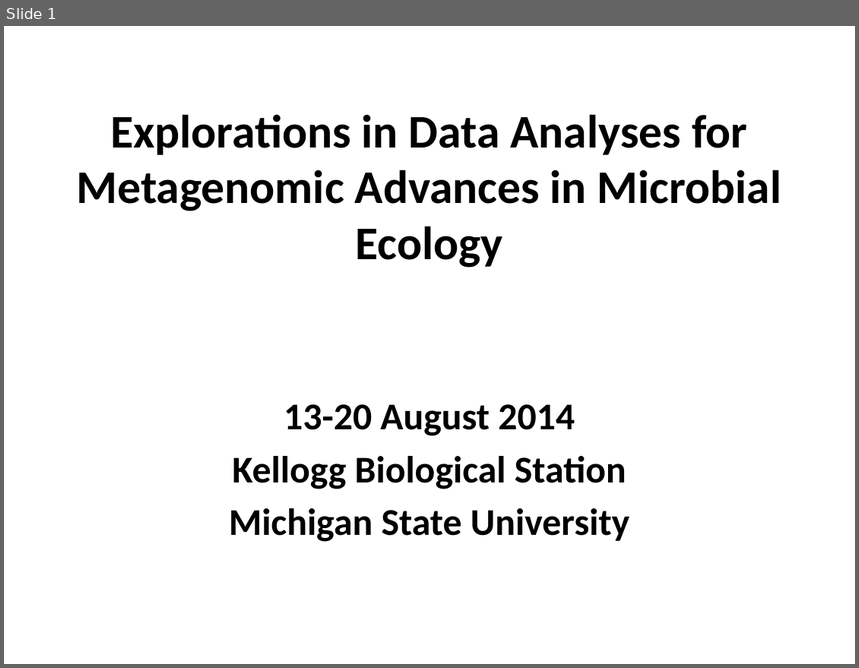
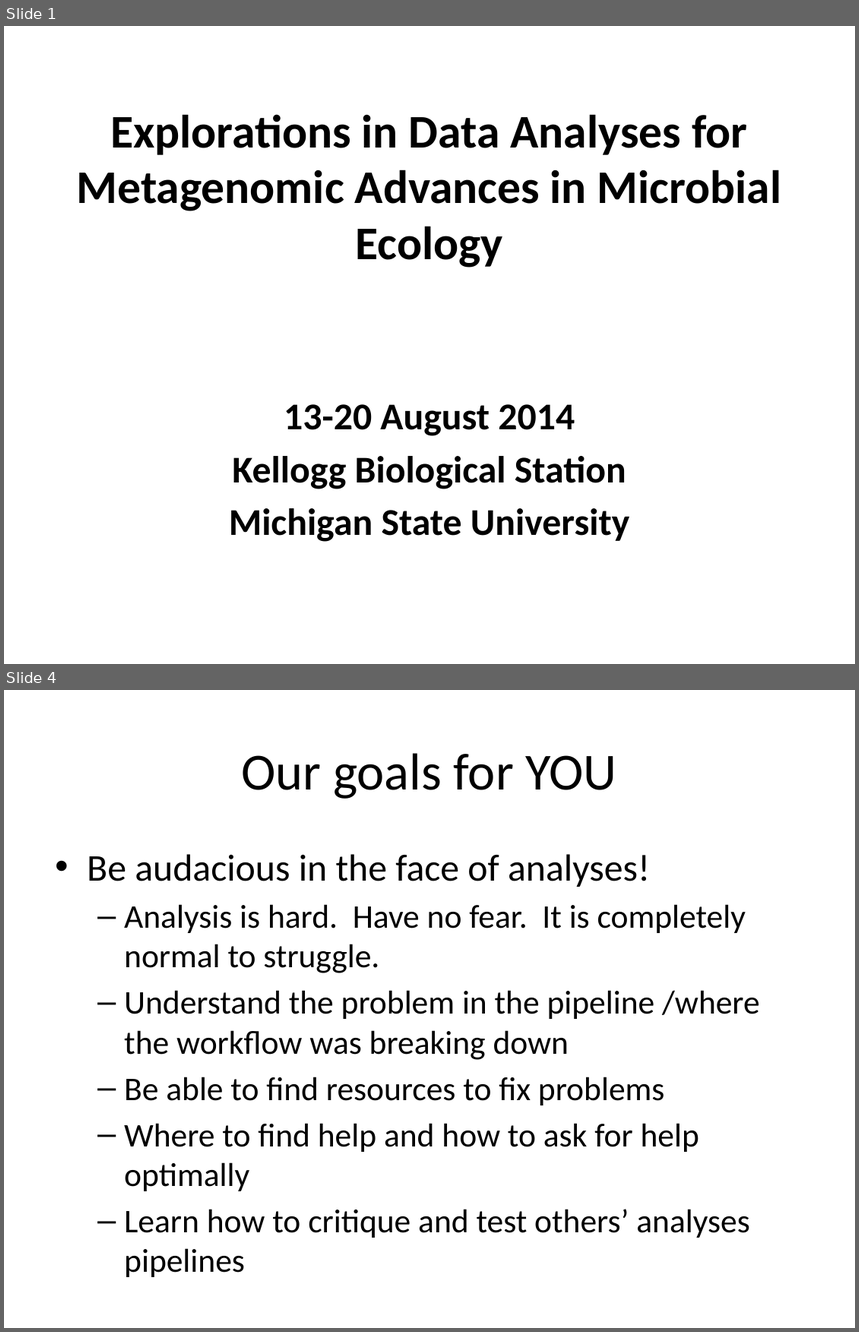
Before and after one commit to edamame-course/docs, a slide deck: _site/extra/Presentations/2014-08-13-PM_Ashley_Lecture1.pptx. Shown one above the other, each under a label of ours: slide 1 before the commit, slides 1 and 4 after it; the slides between them are not shown. The pictures are 859x668 and 859x1332 pixels, drawn with LibreOffice and Linux fonts; fonts in the diff are those of the drawing; background and template pictures are left out. Boxes give left, top, right and bottom in pixels: in the first picture for what was removed or moved away, otherwise in the second. Text is boxed around its words. In the diff, an @@ line names an element or a change of style, - is before the commit and + after.

```diff
--- a/_site/extra/Presentations/2014-08-13-PM_Ashley_Lecture1.pptx
+++ b/_site/extra/Presentations/2014-08-13-PM_Ashley_Lecture1.pptx
@@ slide 4 added at [4,690,855,1328], background #FFFFFF @@
@@ title added at [242,753,617,799], 44 pt, text #000000 @@
+Our goals for YOU
@@ text added at [87,854,760,1277], 28 pt, text #000000 @@
+• Be audacious in the face of analyses!
+  – Analysis is hard. Have no fear. It is completely normal to struggle.
+  – Understand the problem in the pipeline /where the workflow was breaking down
+  – Be able to find resources to fix problems
+  – Where to find help and how to ask for help optimally
+  – Learn how to critique and test others’ analyses pipelines
```
Also in this commit, not shown: 10 other slides added, 23 other files.
